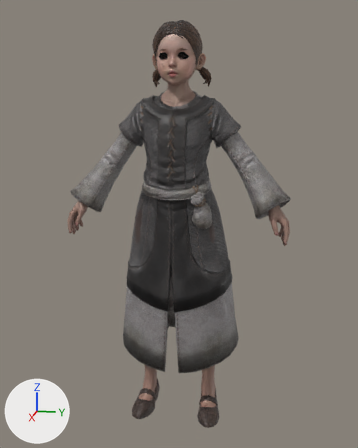
A saved change to the FBX model Assets/Meshes/Map/Seonpc/NPC.fbx.
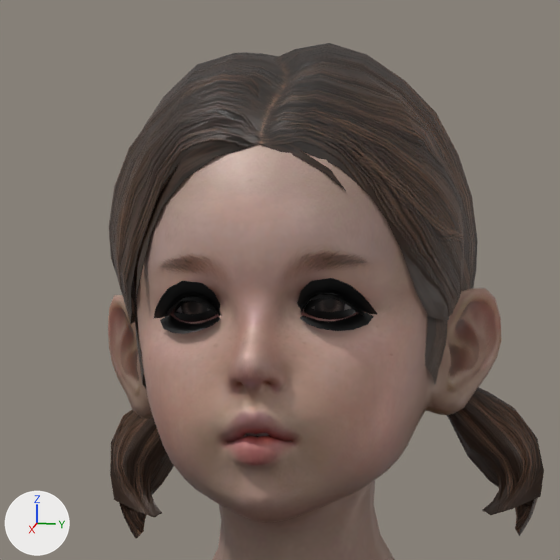
There are two pictures of each version: one whole from a camera (50 mm lens) standing at (0.333, 0.067, 0.228) and looking at (-0.006, 0.0, 0.143), one close up on the part from 38% to 60% of the width and 3% to 20% of the height. Lighting does not change. The marker at lower left points along +X, +Y and +Z. Where no turn or scale is listed for an object, it has been applied to the vertices. Vertices at the same position are counted once.

Before the edit, the objects in view are built like this:
```python
me_npc_390331_merged_346506112_9549 = bpy.data.meshes.new('NPC_390331_Merged_346506112_9549')
me_npc_390331_merged_346506112_9549.from_pydata(...)  # 7596 vertices, 13832 faces; spans x -0.039..0.029, y -0.077..0.077, z 0.0..0.278
# faces by material slot: [2774, 3501, 1674, 2690, 216, 384, 1817, 776]
me_npc_390331_merged_346506112_9549.materials.append(mat_ch_npc_huma_fc_referbody_mi_hjo_002)
me_npc_390331_merged_346506112_9549.materials.append(mat_ch_npc_humh_fc_0001_b00_upper_mi_crs_002)
me_npc_390331_merged_346506112_9549.materials.append(mat_ch_npc_humh_fc_0002_a00_lower_mi_mls_002)  # picture img_ch_npc_humh_fc_0002_a00_lower_d_mls_dds
me_npc_390331_merged_346506112_9549.materials.append(mat_ch_npc_huma_fc_face001_mi_hjo_002)  # picture img_ch_npc_huma_fc_face001_d_hjo_dds
me_npc_390331_merged_346506112_9549.materials.append(mat_ch_npc_huma_fc_eye001_mi_hjo_002)  # picture img_ch_npc_huma_fc_eye001_d_hjo_dds
me_npc_390331_merged_346506112_9549.materials.append(mat_ch_npc_huma_fc_eyelash001_mi_hjo_002)  # picture img_ch_npc_huma_fc_eyelash001_d_hjo_dds
me_npc_390331_merged_346506112_9549.materials.append(mat_ch_npc_huma_fc_refer_hair003_mi_lja_002)
me_npc_390331_merged_346506112_9549.materials.append(mat_ch_npc_huma_fc_0001_a00_lower_mi_hjo_002)
ob_npc_390331_merged_346506112_9549_001 = bpy.data.objects.new('NPC_390331_Merged_346506112_9549.001', me_npc_390331_merged_346506112_9549)
ob_npc_390331_merged_346506112_9549_001.location = (0.0, 0.0, 0.0)
```
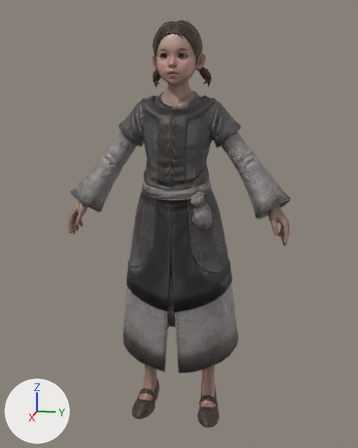
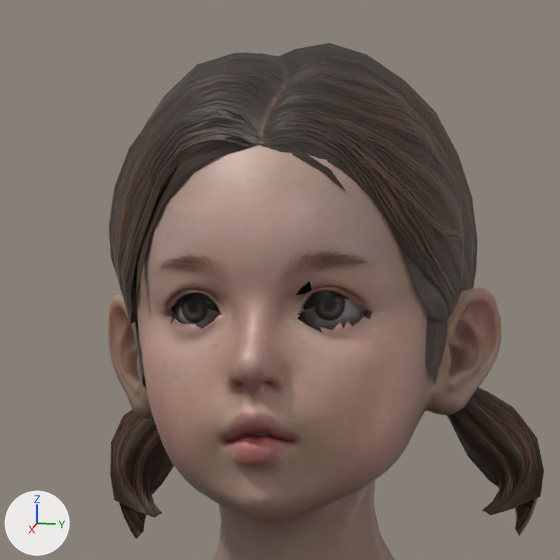
Where the newer file only moved an object's origin or applied its transform, the numbers keep the older frame.

Edits to the bpy script that builds the scene:
```text
Change me_npc_390331_merged_346506112_9549:
    used by ob_npc_390331_merged_346506112_9549_001; location = (0.0, 0.0, 0.0)
    remove me_npc_390331_merged_346506112_9549.from_pydata(...)  # 7596 vertices, 13832 faces; spans x -0.039..0.029, y -0.077..0.077, z 0.0..0.278
    add me_npc_390331_merged_346506112_9549.from_pydata(...)  # 7447 vertices, 13487 faces; spans x -0.039..0.029, y -0.077..0.077, z 0.0..0.278
    me_npc_390331_merged_346506112_9549 part 1: the loose piece of 20 vertices spanning x 0.013..0.016, y 0.003..0.009, z 0.254..0.256 is deleted
    me_npc_390331_merged_346506112_9549 part 2
    129 vertices are removed from x 0.013..0.017, y -0.01..0.01, z 0.254..0.258
    431 faces are deleted
    9 vertices move within x 0.014..0.015, y -0.008..0.008, z 0.255..0.257
    23 new faces join them, mat_ch_npc_huma_fc_face001_mi_hjo_002 (picture img_ch_npc_huma_fc_face001_d_hjo_dds)
    54 new faces join them, mat_ch_npc_huma_fc_eye001_mi_hjo_002 (picture img_ch_npc_huma_fc_eye001_d_hjo_dds)
    32 new faces join them, mat_ch_npc_huma_fc_eyelash001_mi_hjo_002 (picture img_ch_npc_huma_fc_eyelash001_d_hjo_dds)
```

Boxes [x1, y1, x2, y2] around the edits, measured in the close-ups (560 x 560 px):
part 1 of me_npc_390331_merged_346506112_9549, deleted (black): before [300, 312, 374, 331]
part 2 of me_npc_390331_merged_346506112_9549, cut back: before [137, 278, 377, 334]; after [163, 292, 370, 332]
